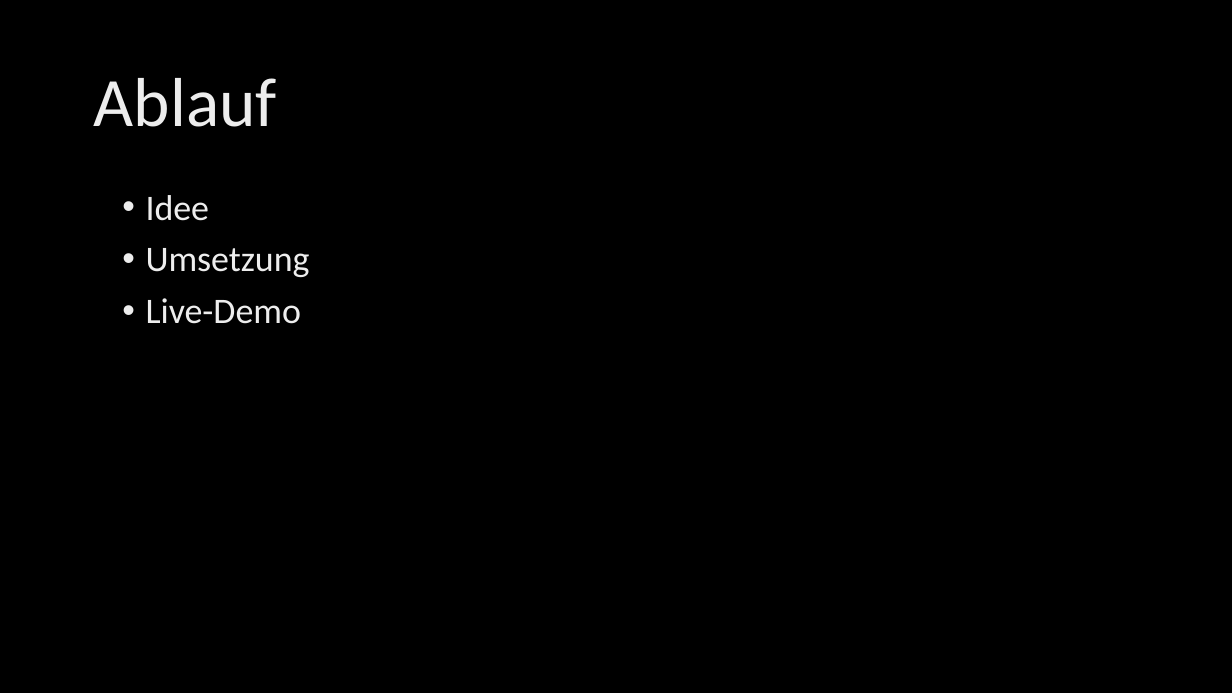
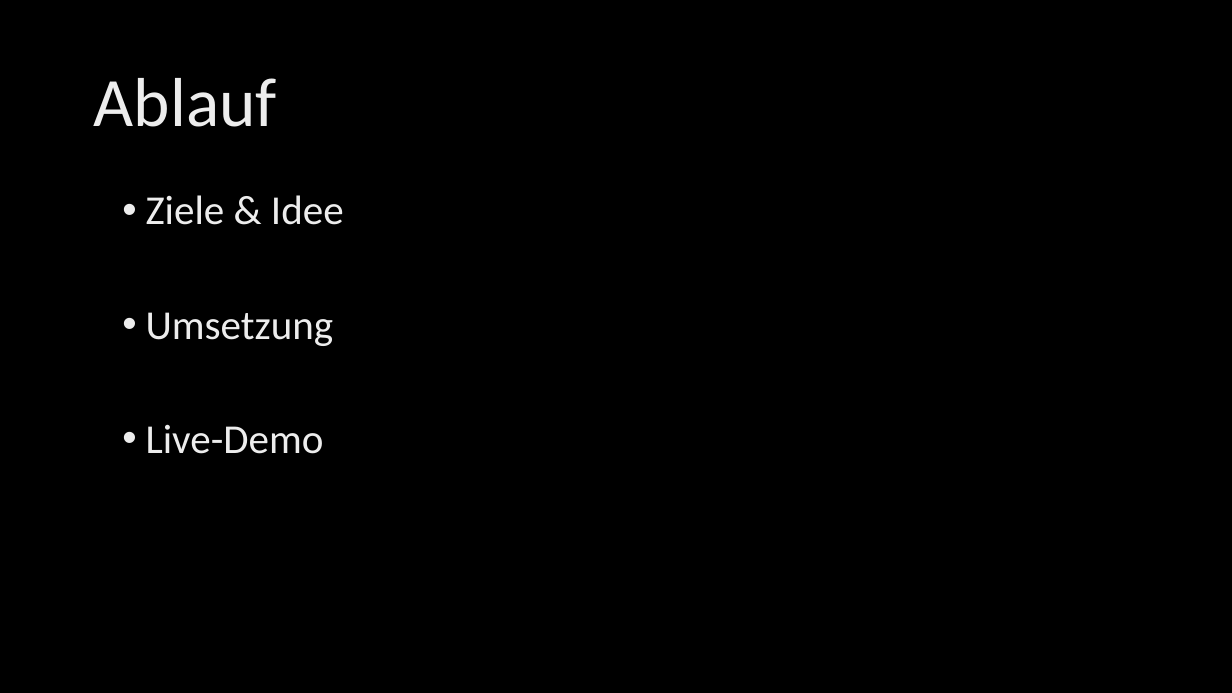
Before and after one commit to tkreienbuehl/I_BA_NS1701, a slide deck: slide 4 of Presentation/Presentation.pptx (slide 2 before the commit). Drawn at 1232x693 pixels with LibreOffice and Linux fonts; fonts in the diff are those of the drawing; background and template pictures are left out. Boxes give left, top, right and bottom in pixels: in the first picture for what was removed or moved away, otherwise in the second. Text is boxed around its words. In the diff, an @@ line names an element or a change of style, - is before the commit and + after.

```diff
--- a/Presentation/Presentation.pptx
+++ b/Presentation/Presentation.pptx
@@ text at box(146, 195, 344, 225): text changed; size 28 to 32 pt @@
-• Idee
+• Ziele & Idee
@@ text at box(146, 312, 334, 454): size 28 to 32 pt in "Umsetzung", "Live-Demo" @@
```
Also in this commit, not shown: 3 other slides changed, 12 slides added, 3 slides removed, 1 other file.
